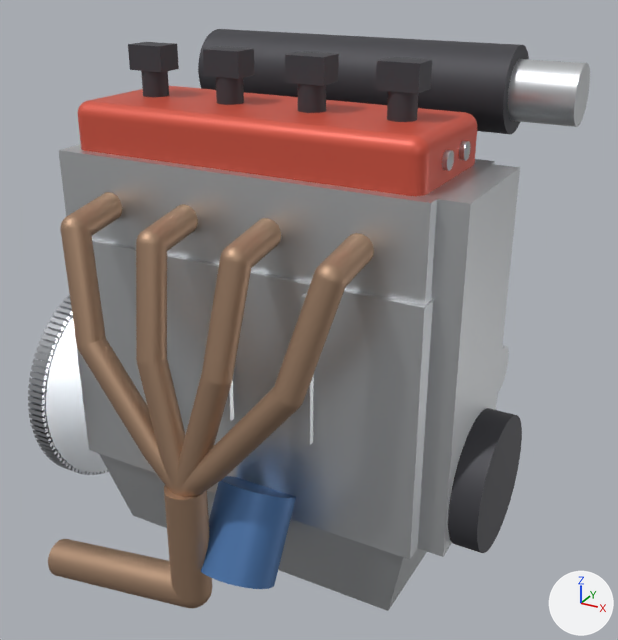
Two versions of the glTF model models/car.glb, one commit apart.
Rendered twice from a camera (50 mm lens) standing at (0.458, -0.752, 0.514) and looking at (0.026, 0.034, 0.121). Arrows for +X, +Y and +Z are at lower right; the lights stay in place. The older version comes first. Where no turn or scale is listed for an object, it has been applied to the vertices.

In view in the first picture: 'block', 'coils', 'cover', 'exhaust', 'flywheel', 'head', 'intake', 'oilfilter', 'oilpan', 'pulley', 'throttle', 'timingcover' and 3 more.
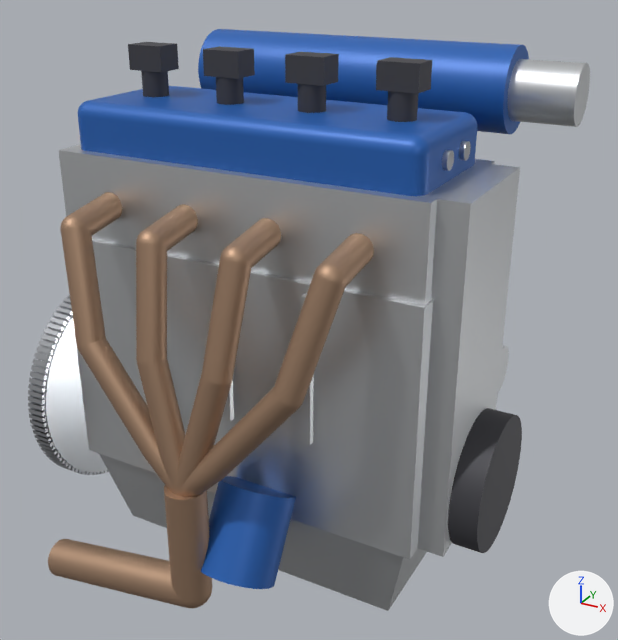
Changed parts and their boxes (x1, y1, x2, y2) in the pictures (618 x 640 px):
'cover', recoloured (red to blue): (78, 86, 477, 196) in both
'intake', recoloured (dark grey to blue): (198, 29, 529, 134) in both

The edits, one by one:
Material 'carPaint' (mat_carpaint) is new.
Its base color is (0.02, 0.13, 0.48) (blue #2765b8).
Its metallic is 0.2.
Its roughness is 0.45.
me_cover has 484 vertices, 964 faces and spans x -0.197..0.197, y -0.075..0.075, z 0.314..0.364.
me_cover no longer uses material mat_paint (red #da5945).
me_cover gains material mat_carpaint (blue #2765b8).
me_intake has 3442 vertices, 6832 faces and spans x -0.195..0.195, y 0.08..0.244, z 0.247..0.415.
me_intake no longer uses material mat_black (dark grey #45454b).
me_intake gains material mat_carpaint (blue #2765b8).
